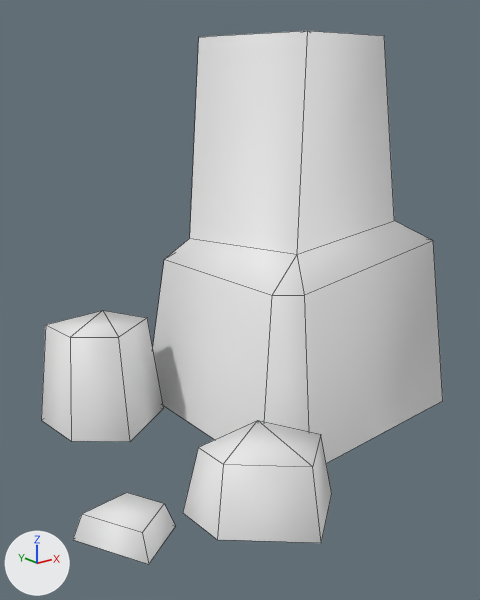
The OBJ model Assets/WorkAssets/Terrain/Mesh/v_rock_03.obj, before and after one commit.
The view is the same before and after, from a 50 mm lens placed at (-1.51, -1.76, 1.16), pointed at (-0.19, -0.11, 0.5). The lights are fixed; the arrows at lower left show +X, +Y and +Z. Mesh edges are drawn as thin lines. Where no turn or scale is listed for an object, it has been applied to the vertices.

Objects in the first picture: 'v_rock_03'.
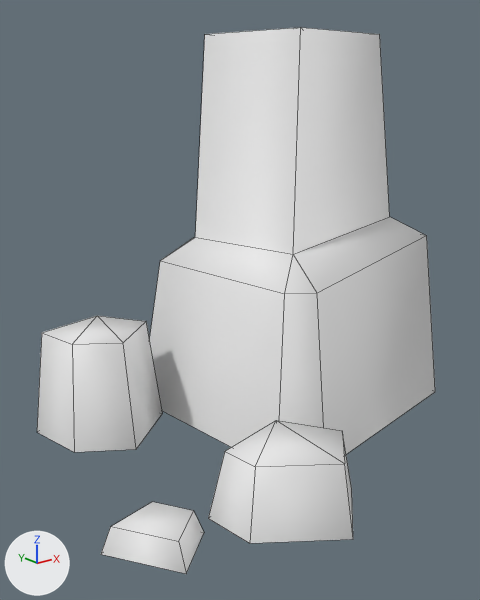
Pixel boxes (x1, y1, x2, y2) of what changed, in the pictures (480 x 600 px; the box of a moved part takes in the faces that stretch with it):
'v_rock_03', reshaped: before (41, 31, 443, 564); after (37, 27, 435, 574)
part 1 of me_v_rock_03, moved or reshaped: before (73, 493, 175, 564); after (101, 502, 204, 574)
part 2 of me_v_rock_03, moved or reshaped: before (183, 420, 332, 543); after (208, 420, 353, 543)
part 3 of me_v_rock_03, moved or reshaped: before (41, 310, 164, 442); after (37, 316, 162, 452)
part 4 of me_v_rock_03, moved or reshaped: before (153, 31, 443, 463); after (150, 27, 435, 454)

Patch to the scene script:
```diff
--- a/Assets/WorkAssets/Terrain/Mesh/v_rock_03.obj.py
+++ b/Assets/WorkAssets/Terrain/Mesh/v_rock_03.obj.py
@@ me_v_rock_03 @@
 me_v_rock_03.from_pydata(...)  # 48 vertices, 40 faces; spans x -0.91..0.64, y -0.71..0.54, z 0.0..1.34
-me_v_rock_03.vertices[0].co = (0.33, 0.54, 0.0)
-me_v_rock_03.vertices[1].co = (-0.28, 0.38, 0.0)
-me_v_rock_03.vertices[2].co = (-0.22, 0.31, 0.56)  # pixel (164, 259)
-me_v_rock_03.vertices[3].co = (0.29, 0.4, 0.7)
-me_v_rock_03.vertices[4].co = (-0.29, -0.34, 0.0)
-me_v_rock_03.vertices[5].co = (-0.21, -0.29, 0.56)  # pixel (272, 295)
-me_v_rock_03.vertices[6].co = (-0.17, -0.44, 0.0)
-me_v_rock_03.vertices[7].co = (0.6, -0.4, 0.0)  # pixel (442, 400)
-me_v_rock_03.vertices[8].co = (0.51, -0.35, 0.65)  # pixel (433, 240)
-me_v_rock_03.vertices[9].co = (-0.13, -0.35, 0.56)  # pixel (304, 295)
-me_v_rock_03.vertices[10].co = (0.64, 0.28, 0.0)
-me_v_rock_03.vertices[11].co = (0.5, 0.22, 0.66)
-me_v_rock_03.vertices[12].co = (-0.16, 0.23, 0.65)  # pixel (189, 238)
-me_v_rock_03.vertices[13].co = (-0.06, -0.24, 0.66)  # pixel (297, 254)
-me_v_rock_03.vertices[14].co = (0.41, -0.25, 0.72)  # pixel (394, 220)
-me_v_rock_03.vertices[15].co = (-0.12, 0.2, 1.33)  # pixel (198, 36)
-me_v_rock_03.vertices[16].co = (0.17, 0.25, 1.34)
-me_v_rock_03.vertices[17].co = (0.01, -0.19, 1.33)  # pixel (307, 30)
-me_v_rock_03.vertices[18].co = (0.35, -0.2, 1.34)  # pixel (384, 35)
-me_v_rock_03.vertices[19].co = (0.36, 0.1, 1.34)
+# me_v_rock_03 part 1: the loose piece of 8 vertices spanning x -0.91..-0.66, y -0.5..-0.26, z 0.0..0.08 is turned 6.3 degrees about the z axis through the mesh origin and scaled by 1.01
+# me_v_rock_03 part 2: the loose piece of 10 vertices spanning x -0.61..-0.2, y -0.71..-0.34, z 0.0..0.21 is turned 6.4 degrees about the z axis through the mesh origin and scaled by 1.01
+# me_v_rock_03 part 3: the loose piece of 10 vertices spanning x -0.7..-0.29, y 0.09..0.46, z 0.0..0.37 is turned 6.3 degrees about the z axis through the mesh origin and scaled by 1.01
+# me_v_rock_03 part 4
+me_v_rock_03.vertices[0].co = (0.27, 0.58, 0.0)
+me_v_rock_03.vertices[1].co = (-0.32, 0.35, 0.0)
+me_v_rock_03.vertices[2].co = (-0.25, 0.28, 0.57)  # pixel (160, 260)
+me_v_rock_03.vertices[3].co = (0.24, 0.43, 0.7)
+me_v_rock_03.vertices[4].co = (-0.25, -0.37, 0.0)
+me_v_rock_03.vertices[5].co = (-0.17, -0.31, 0.56)  # pixel (284, 293)
+me_v_rock_03.vertices[6].co = (-0.12, -0.46, 0.0)
+me_v_rock_03.vertices[7].co = (0.64, -0.33, 0.0)  # pixel (435, 391)
+me_v_rock_03.vertices[8].co = (0.55, -0.3, 0.65)  # pixel (426, 235)
+me_v_rock_03.vertices[9].co = (-0.09, -0.36, 0.56)  # pixel (317, 293)
+me_v_rock_03.vertices[10].co = (0.61, 0.35, 0.0)
+me_v_rock_03.vertices[11].co = (0.47, 0.28, 0.67)
+me_v_rock_03.vertices[12].co = (-0.14, 0.21, 0.65)  # pixel (195, 237)
+me_v_rock_03.vertices[13].co = (-0.08, -0.25, 0.66)  # pixel (293, 254)
+me_v_rock_03.vertices[14].co = (0.44, -0.2, 0.72)  # pixel (389, 216)
+me_v_rock_03.vertices[15].co = (-0.11, 0.19, 1.34)  # pixel (204, 34)
+me_v_rock_03.vertices[16].co = (0.14, 0.27, 1.34)
+me_v_rock_03.vertices[17].co = (-0.02, -0.19, 1.34)  # pixel (300, 27)
+me_v_rock_03.vertices[18].co = (0.37, -0.16, 1.34)  # pixel (379, 34)
+me_v_rock_03.vertices[19].co = (0.35, 0.14, 1.34)
```
